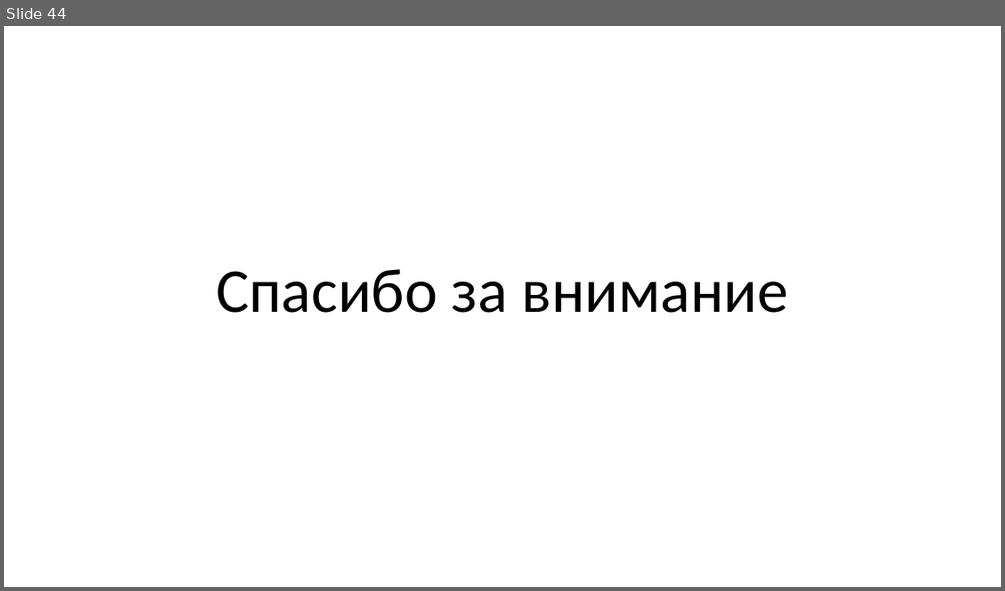
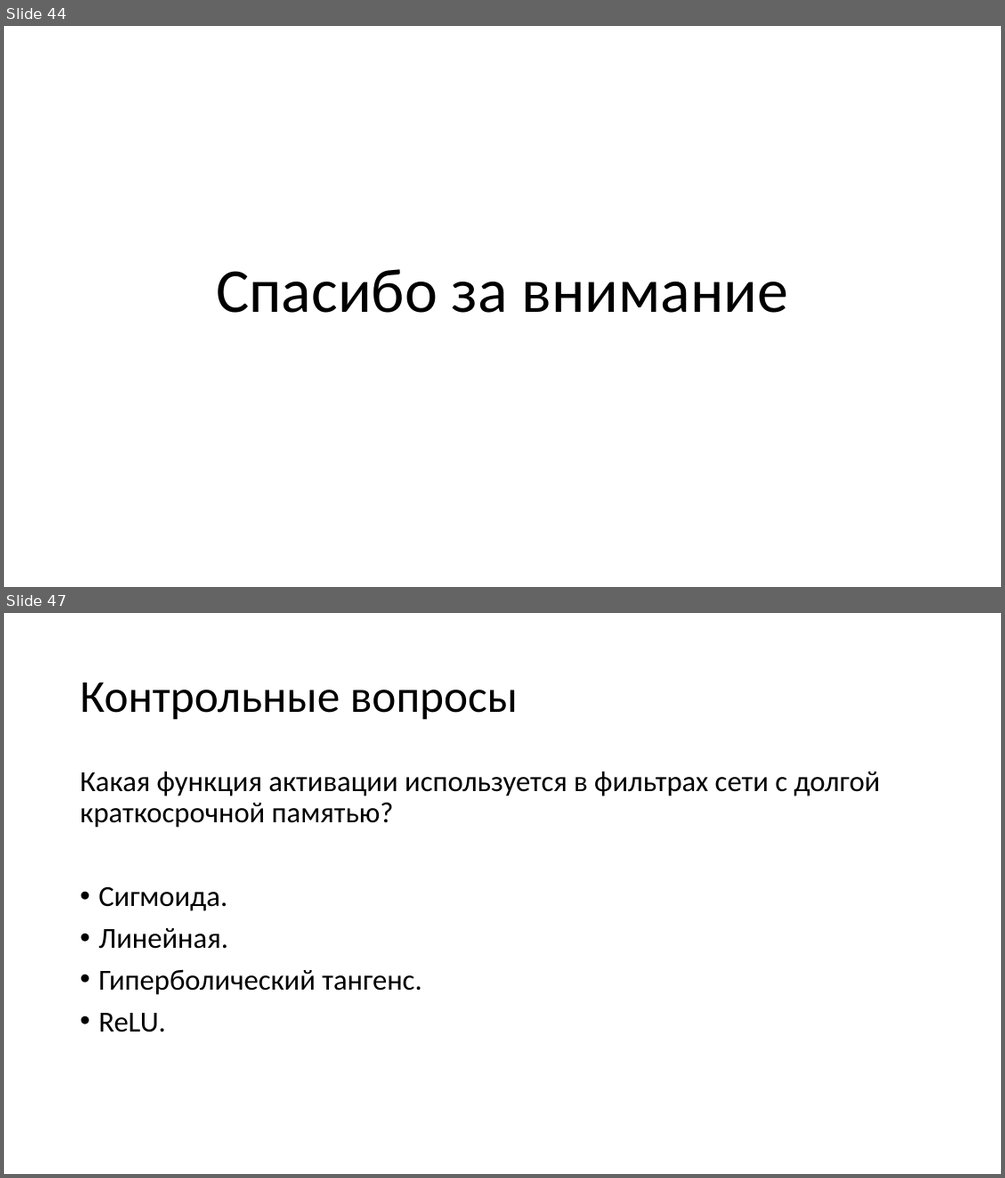
Before and after one commit to mosalov/AI_main_lectures, a slide deck: Лекция 12 21_04_2021.pptx. Shown one above the other, each under a label of ours: slide 44 before the commit, slides 44 and 47 after it; the slides between them are not shown. The pictures are 1005x591 and 1005x1178 pixels, drawn with LibreOffice and Linux fonts; fonts in the diff are those of the drawing. Boxes give left, top, right and bottom in pixels: in the first picture for what was removed or moved away, otherwise in the second. Text is boxed around its words. In the diff, an @@ line names an element or a change of style, - is before the commit and + after.

Commit message:
Добавил вопросы к лекции №12.

```diff
--- a/Лекция 12 21_04_2021.pptx
+++ b/Лекция 12 21_04_2021.pptx
@@ slide 47 added at (4, 613, 1001, 1174), background #FFFFFF @@
@@ title added at (80, 682, 518, 720), 44 pt, text #000000 @@
+Контрольные вопросы
@@ text added at (80, 771, 880, 1032), 28 pt, text #000000 @@
+Какая функция активации используется в фильтрах сети с долгой краткосрочной памятью?
+• Сигмоида.
+• Линейная.
+• Гиперболический тангенс.
+• ReLU.
```
Also in this commit, not shown: 1 slide changed, 5 other slides added, 2 other files.
